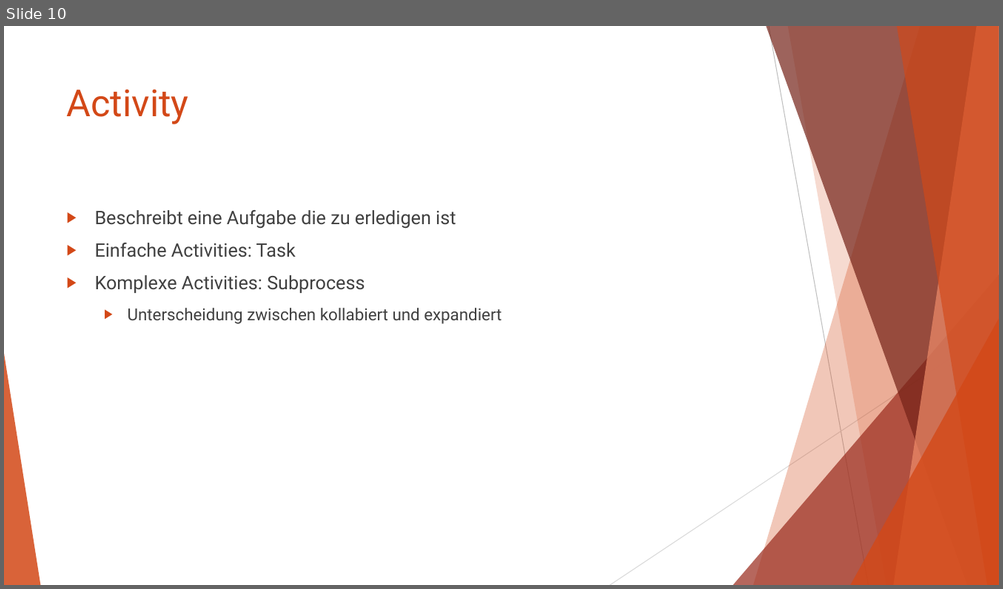
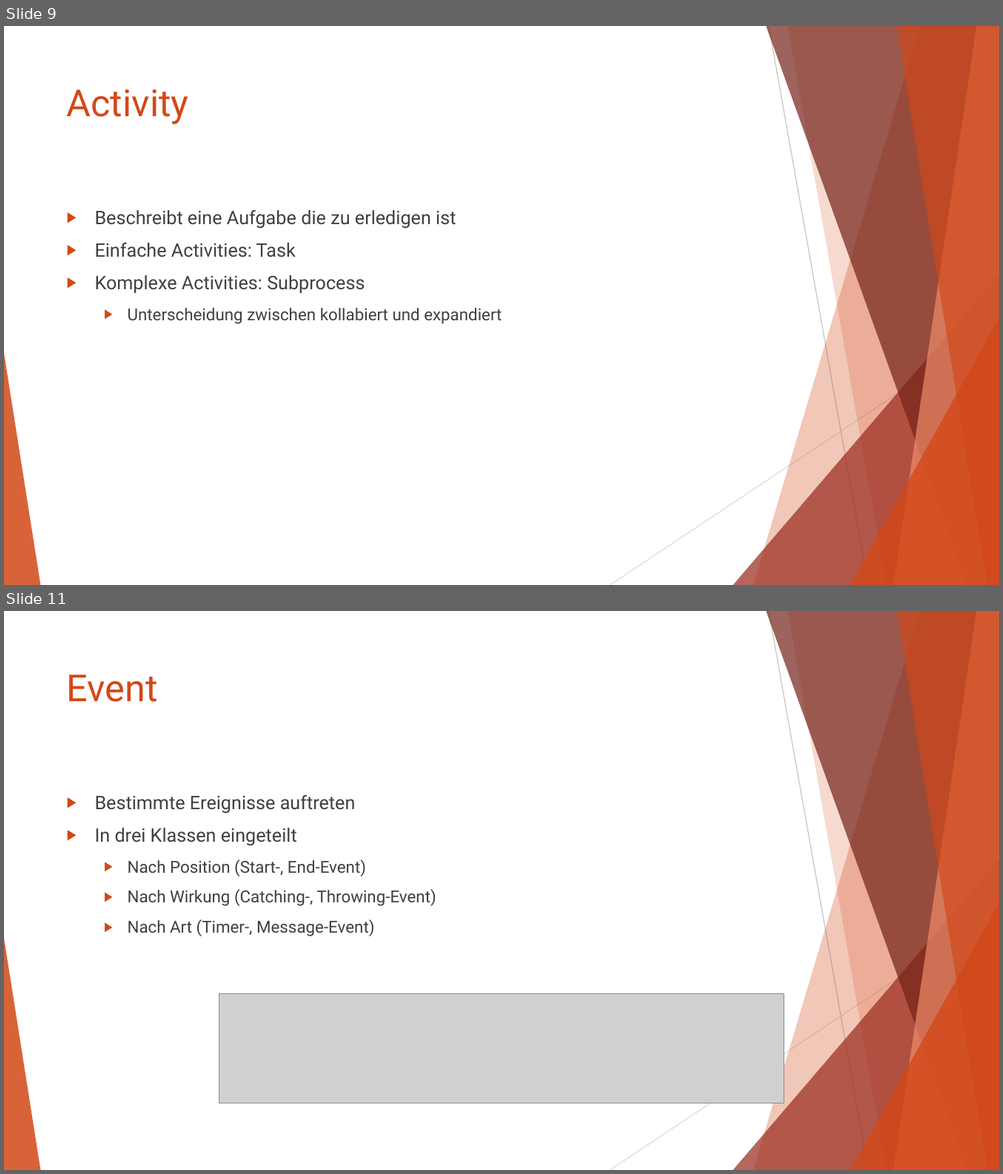
Before and after one commit to AlexanderSchallmeiner/Verhaltensdiagramme, a slide deck: BPMN.pptx. Shown one above the other, each under a label of ours: slide 10 before the commit, slides 9 and 11 after it; the slides between them are not shown. The pictures are 1003x589 and 1003x1174 pixels, drawn with LibreOffice and Linux fonts; fonts in the diff are those of the drawing; grey boxes stand for pictures. Boxes give left, top, right and bottom in pixels: in the first picture for what was removed or moved away, otherwise in the second. Text is boxed around its words. In the diff, an @@ line names an element or a change of style, - is before the commit and + after.

```diff
--- a/BPMN.pptx
+++ b/BPMN.pptx
@@ slide 11 added at (4, 611, 999, 1170), background #FFFFFF; not listed: 10 template elements that a slide beside it also shows @@
@@ title added at (67, 675, 158, 702), 36 pt, text #D34817 @@
+Event
@@ text added at (95, 795, 436, 937), 16 pt, text #404040 @@
+▶ Bestimmte Ereignisse auftreten
+▶ In drei Klassen eingeteilt
+  ▶ Nach Position (Start-, End-Event)
+  ▶ Nach Wirkung (Catching-, Throwing-Event)
+  ▶ Nach Art (Timer-, Message-Event)
@@ picture added at (219, 994, 783, 1104) @@
@@ what was slide 10 is now slide 9 @@
```
Also in this commit, not shown: 1 slide changed, 6 other slides added.
